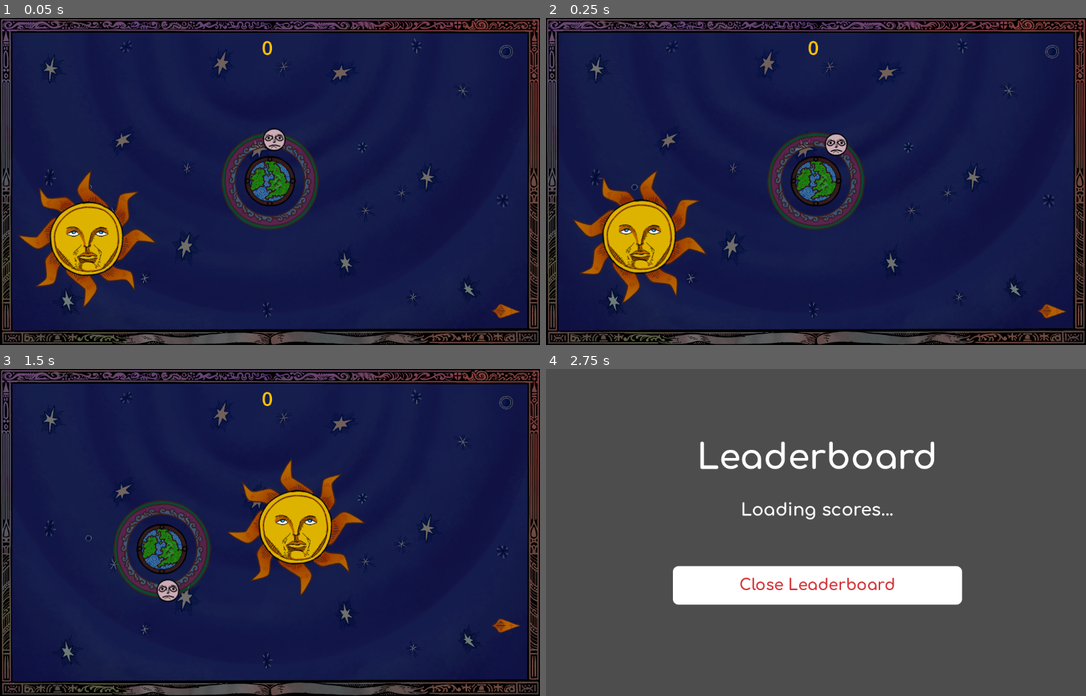
Above: before the commit, frames 1-4 (two rows, left to right).
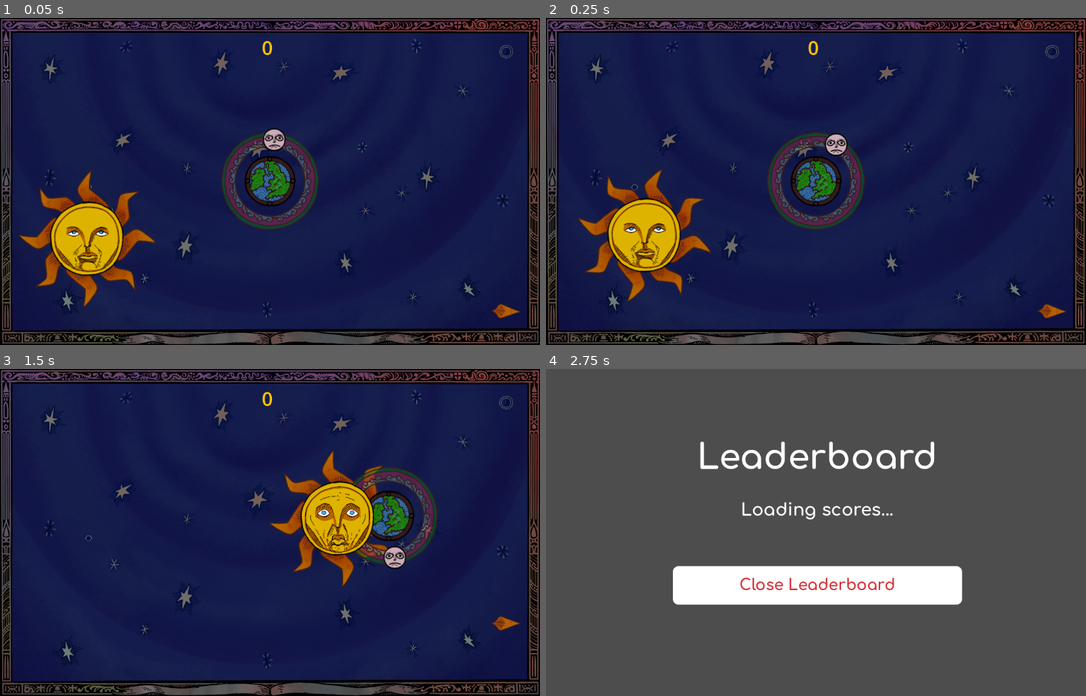
Above: after the commit, the same moments.

Repository: tfr8811/Geocentrism
Game: Godot game, scene res://Scenes/Levels/Level.tscn
Same seed, same stepped clock (60 frames per second), same inputs: the game is played once before the commit and once after it. This scene is started directly instead of the project's main scene.
Inputs (mouse positions are in pixels of both pictures, inside the frame that each line leads up to):
- Up to frame 1 (0.05 s): no input
- Up to frame 2 (0.25 s): no input
- Up to frame 3 (1.5 s): move the mouse to (388, 516) at 0.52 s; move the mouse to (162, 548) at 1.27 s
- Up to frame 4 (2.75 s): move the mouse to (870, 460) at 2.02 s

The runs differ from the first frame. In frame 1, 0.4% of the frame differs, in the area x 3-29%, y 47-88%; in frame 2, 3.2%; in frame 3, 12%, in the area x 20-97%, y 24-81%; in frame 4, nothing differs.

Commit message:
added a remap to make the sun physics more user friendly

Diff:
--- a/Scenes/Characters/Allies/sun.gd
+++ b/Scenes/Characters/Allies/sun.gd
@@ -38,6 +38,8 @@
 		else:
 			if faceFreeze <= 0:
 				faceAnim.set_animation("default")
+		# remap distance to make sun easier to fling around
+		distance = remap(distance, 170, 600, 200, 400)
 		# assuming G = 30000 and the masses are equal
 		var strength = 30000*mass*mass / (distance * distance);
 		force = force.normalized()
